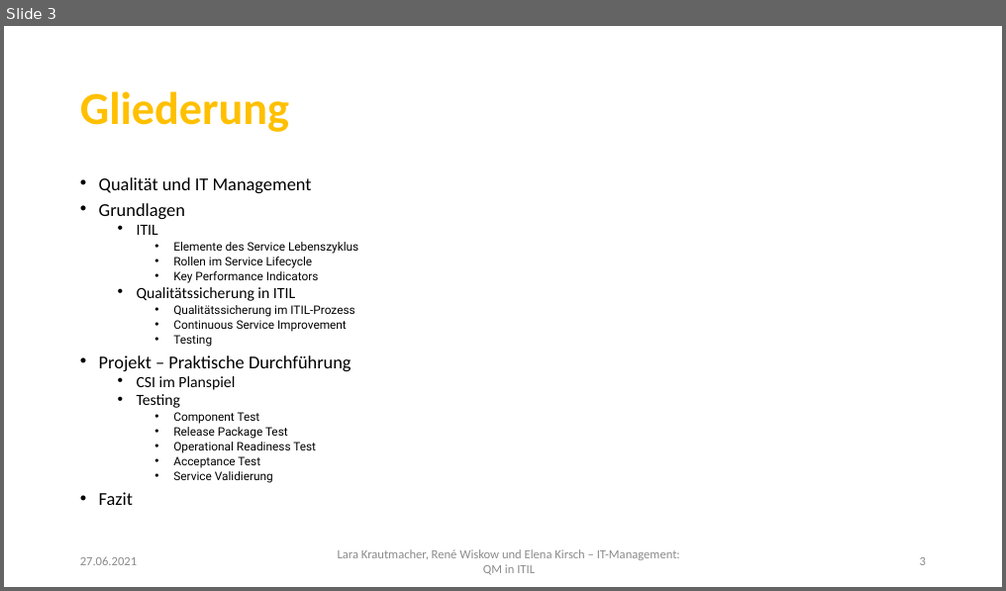
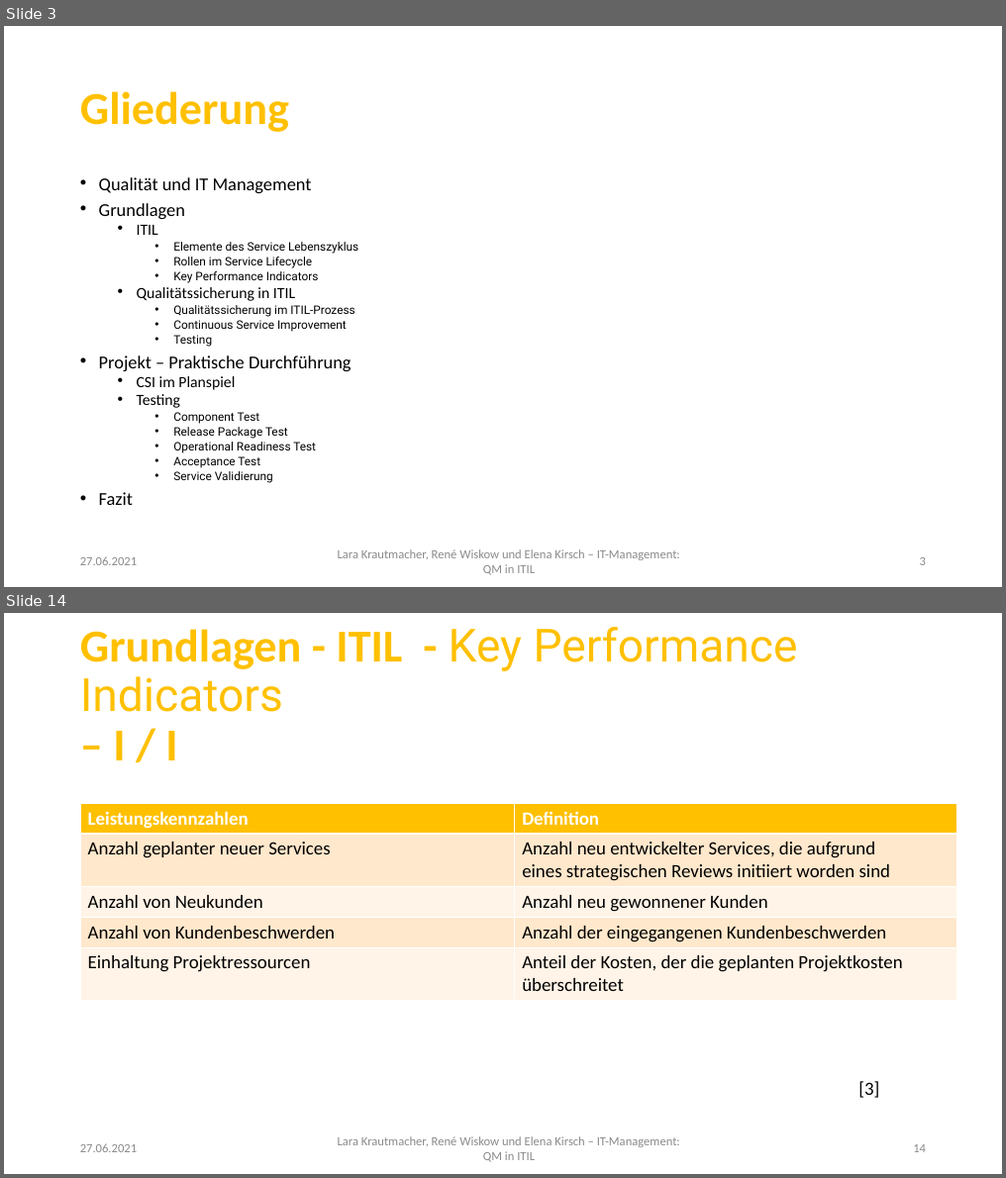
Before and after one commit to LaraKrauti/Qualitaetssicherung, a slide deck: LaraKrautmacher_RenéWiskow_ElenaKirsch_ITManagement.pptx. Shown one above the other, each under a label of ours: slide 3 before the commit, slides 3 and 14 after it; the slides between them are not shown. The pictures are 1006x591 and 1006x1178 pixels, drawn with LibreOffice and Linux fonts; fonts in the diff are those of the drawing; background and template pictures are left out. Boxes give left, top, right and bottom in pixels: in the first picture for what was removed or moved away, otherwise in the second. Text is boxed around its words. In the diff, an @@ line names an element or a change of style, - is before the commit and + after.

```diff
--- a/LaraKrautmacher_RenéWiskow_ElenaKirsch_ITManagement.pptx
+++ b/LaraKrautmacher_RenéWiskow_ElenaKirsch_ITManagement.pptx
@@ slide 14 added at box(4, 613, 1002, 1174), background #FFFFFF; not listed: 1 template element that a slide beside it also shows @@
@@ title added at box(80, 627, 798, 761), 44 pt, text #FFC000 @@
+Grundlagen - ITIL - Key Performance Indicators
+– I / I
@@ table added at box(80, 803, 957, 999), 5 rows, 2 columns @@
+Leistungskennzahlen | Definition
+Anzahl geplanter neuer Services | Anzahl neu entwickelter Services, die aufgrund / eines strategischen Reviews initiiert worden sind
+Anzahl von Neukunden | Anzahl neu gewonnener Kunden
+Anzahl von Kundenbeschwerden | Anzahl der eingegangenen Kundenbeschwerden
+Einhaltung Projektressourcen | Anteil der Kosten, der die geplanten Projektkosten überschreitet
@@ text added at box(858, 1081, 879, 1098), 18 pt, text #000000 @@
+[3]
@@ text added at box(80, 1144, 137, 1153), 12 pt, text #8C8C8C @@
+27.06.2021
@@ page number added at box(913, 1145, 926, 1153), 12 pt, text #8C8C8C @@
+14
```
Also in this commit, not shown: 6 slides changed, 5 other slides added.
